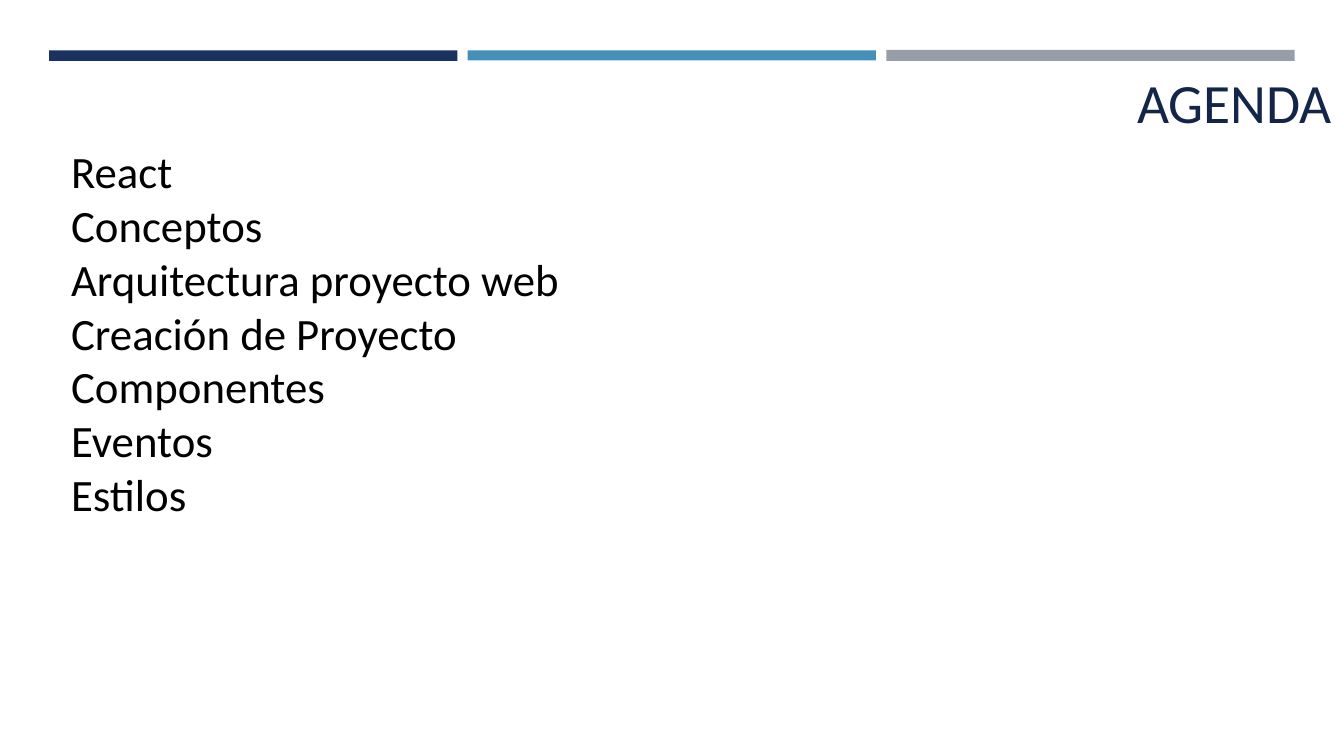
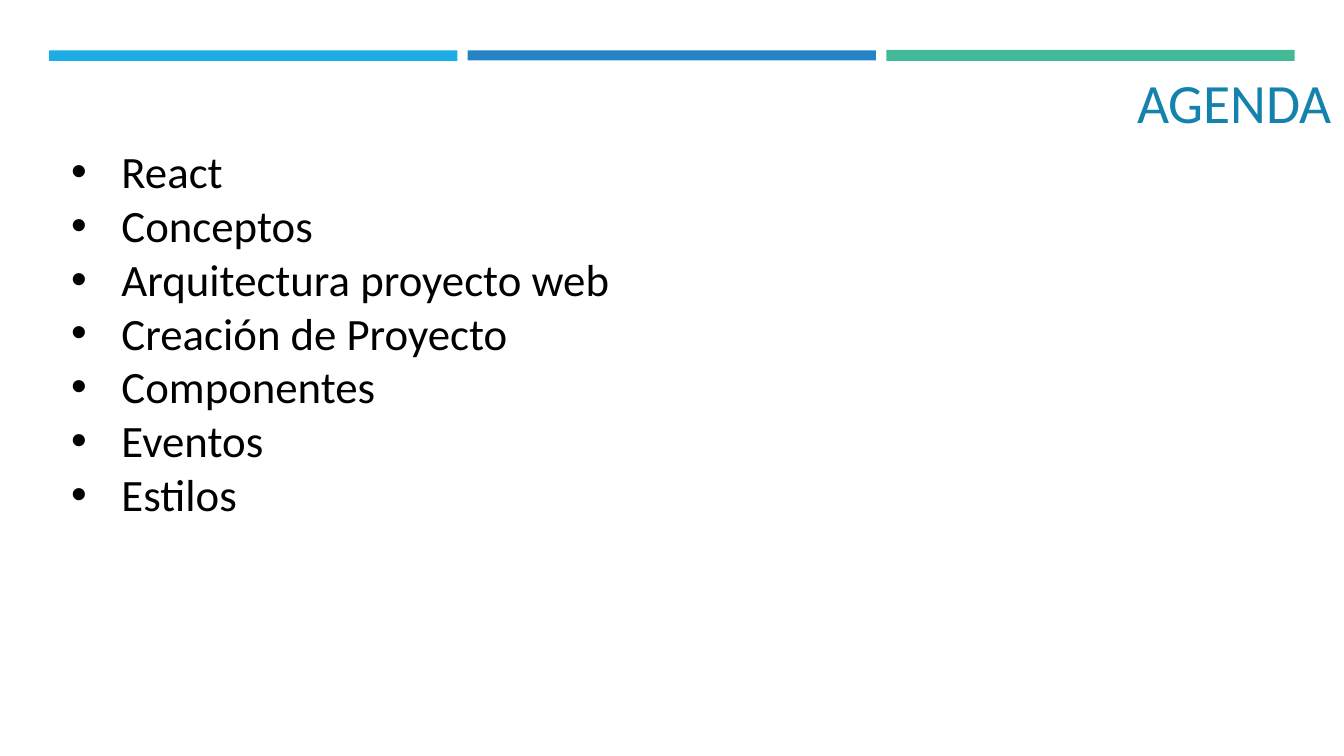
Before and after one commit to Camilobd/MinTic---Desarrollo-Web_Gr-9-10, a slide deck: slide 2 of Recursos/2. React.pptx. Drawn at 1344x756 pixels with LibreOffice and Linux fonts; fonts in the diff are those of the drawing. Boxes give left, top, right and bottom in pixels: in the first picture for what was removed or moved away, otherwise in the second. Text is boxed around its words. In the diff, an @@ line names an element or a change of style, - is before the commit and + after.

```diff
--- a/Recursos/2. React.pptx
+++ b/Recursos/2. React.pptx
@@ rectangle at (x1=49, y1=50, x2=458, y2=60): fill #1A3260 to #1CADE4 @@
@@ rectangle at (x1=468, y1=50, x2=876, y2=60): fill #4590B8 to #2683C6 @@
@@ rectangle at (x1=886, y1=50, x2=1295, y2=62): fill #969FA7 to #42BA97 @@
@@ title "AGENDA" at (x1=1137, y1=87, x2=1332, y2=124): text colour #142648 to #1482AC @@
@@ text "React" at (x1=121, y1=159, x2=610, y2=512): bullet none to • @@
```
Also in this commit, not shown: 12 other slides changed, 3 slides added, 1 slide removed, 27 other files.
